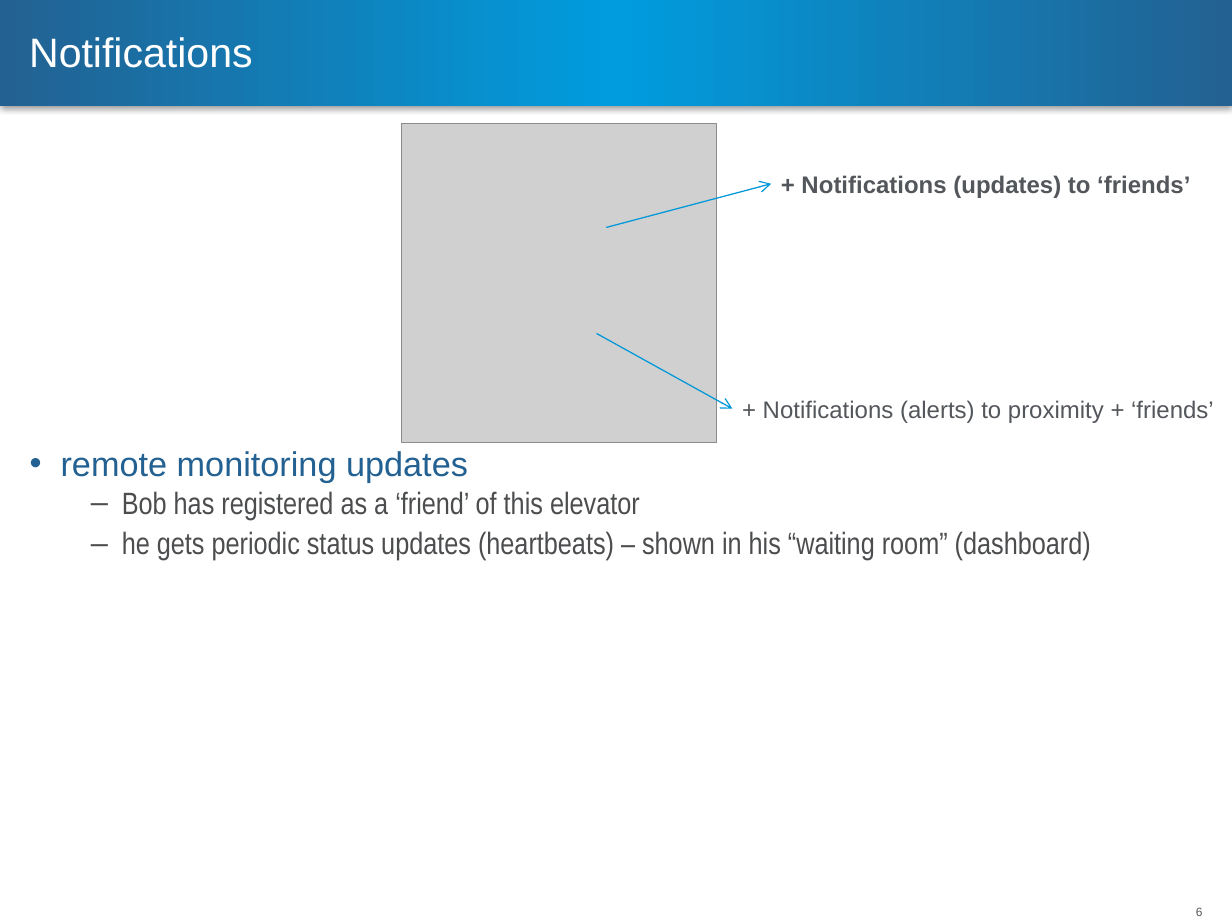
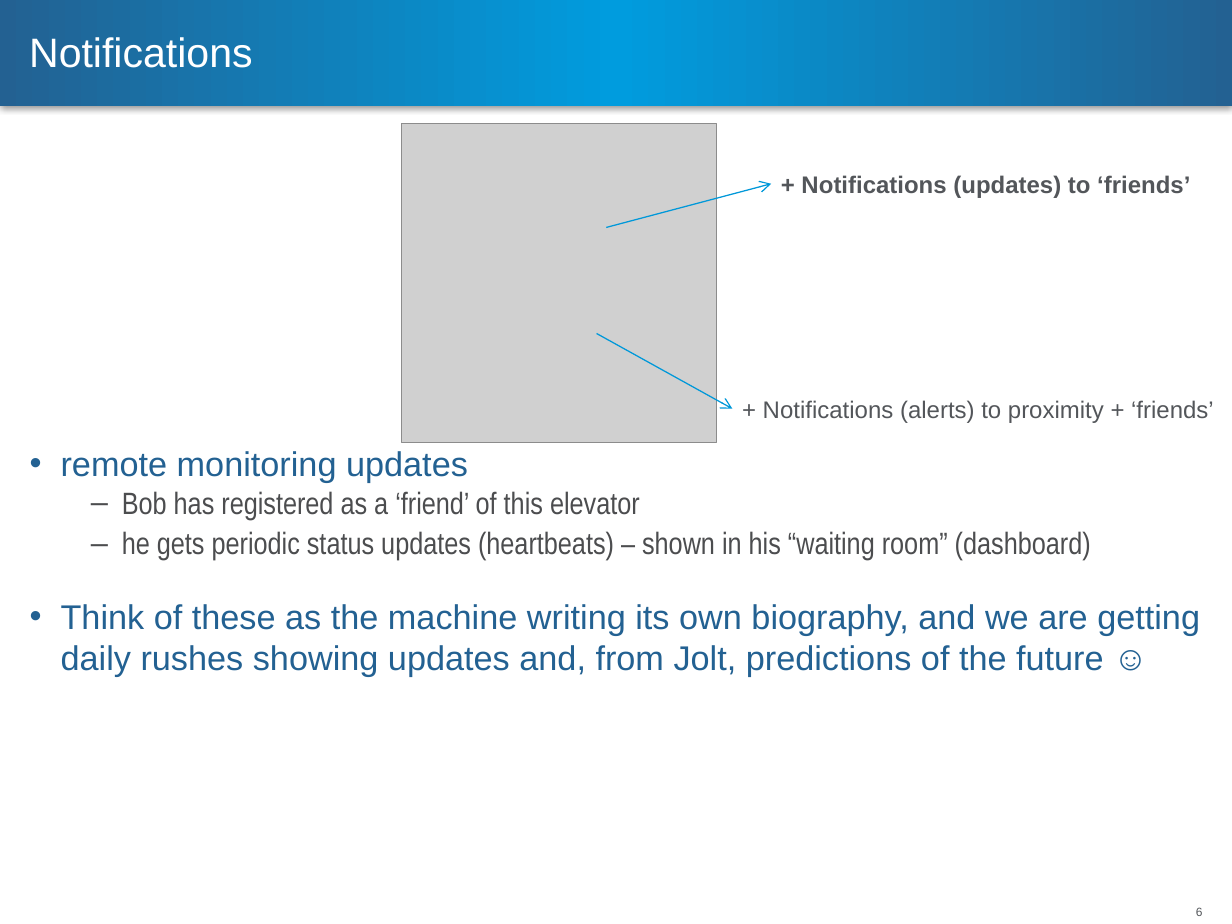
Before and after one commit to steveghee/hippy, a slide deck: slide 6 of jolt elevator storyboard 2.pptx. Drawn at 1232x924 pixels with LibreOffice and Linux fonts; fonts in the diff are those of the drawing; grey boxes stand for pictures; background and template pictures are left out. Boxes give left, top, right and bottom in pixels: in the first picture for what was removed or moved away, otherwise in the second. Text is boxed around its words. In the diff, an @@ line names an element or a change of style, - is before the commit and + after.

```diff
--- a/jolt elevator storyboard 2.pptx
+++ b/jolt elevator storyboard 2.pptx
@@ text at <box>61,604,1200,677</box>: paragraph added @@
+• Think of these as the machine writing its own biography, and we are getting daily rushes showing updates and, from Jolt, predictions of the future ☺
```
Also in this commit, not shown: 1 other file.
